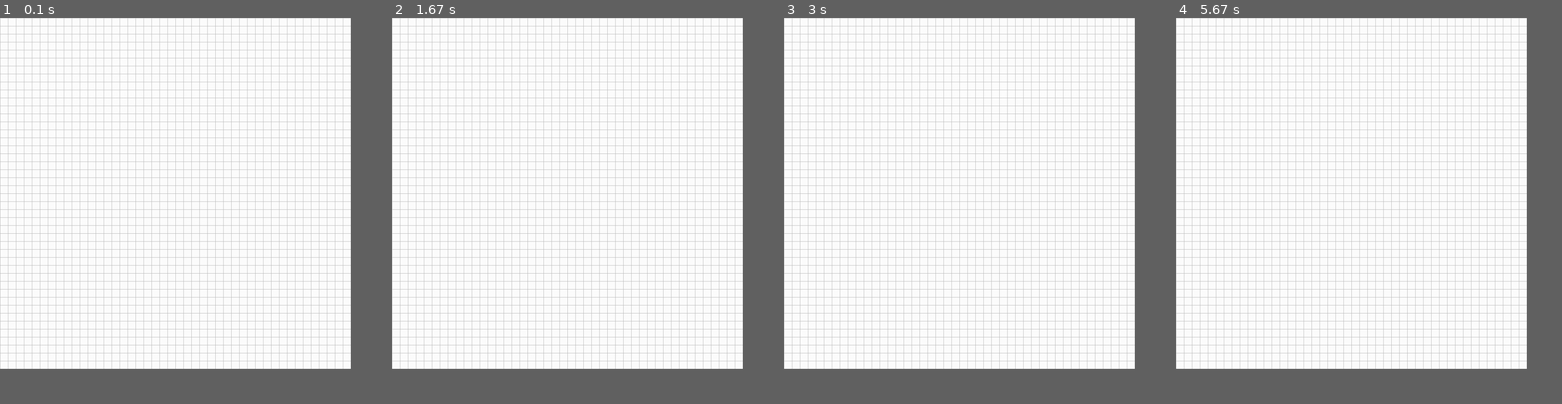
Above: before the commit, frames 1-4 (left to right).
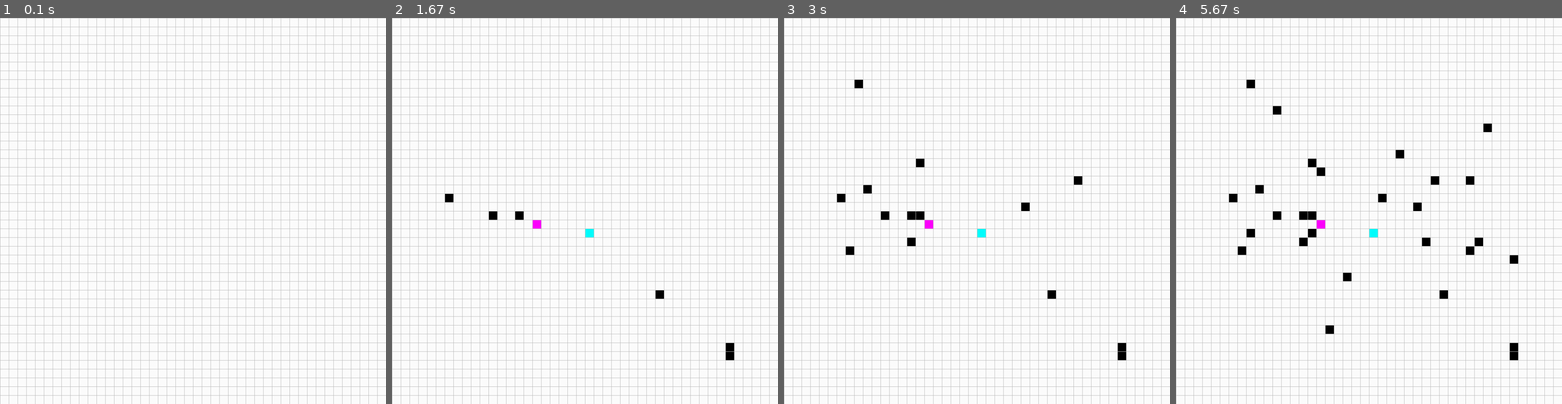
Above: after the commit, the same moments.

Repository: nnilf/A-star-search-algorithm
Game: pygame game, started from A_star_algorithm_pygame.py
The game is run twice, just before and just after one commit, with the same random seed, the same clock (stepped at 60 frames per second) and the same inputs.
Inputs (mouse positions are in pixels of both pictures, inside the frame that each line leads up to):
- Up to frame 1 (0.1 s): no input
- Up to frame 2 (1.67 s): press the mouse at (585, 238) at 0.37 s; move the mouse to (538, 226) at 0.47 s; release the mouse at (492, 214) at 0.6 s; press the mouse at (585, 238) at 0.7 s; move the mouse to (654, 292) at 0.8 s; release the mouse at (727, 346) at 0.93 s; press the mouse at (585, 238) at 1.03 s; move the mouse to (515, 218) at 1.13 s; release the mouse at (446, 199) at 1.27 s; press the mouse at (585, 238) at 1.37 s; move the mouse to (658, 295) at 1.47 s; release the mouse at (731, 357) at 1.6 s
- Up to frame 3 (3 s): press the mouse at (977, 238) at 1.7 s; move the mouse to (1027, 207) at 1.8 s; release the mouse at (1077, 176) at 1.93 s; press the mouse at (977, 238) at 2.03 s; move the mouse to (915, 241) at 2.13 s; release the mouse at (849, 249) at 2.27 s; press the mouse at (977, 238) at 2.37 s; move the mouse to (919, 160) at 2.47 s; release the mouse at (861, 79) at 2.6 s; press the mouse at (977, 238) at 2.7 s; move the mouse to (922, 211) at 2.8 s; release the mouse at (865, 187) at 2.93 s
- Up to frame 4 (5.67 s): press the mouse at (1369, 238) at 3.03 s; move the mouse to (1423, 245) at 3.13 s; release the mouse at (1473, 253) at 3.27 s; press the mouse at (1369, 238) at 3.37 s; move the mouse to (1311, 234) at 3.47 s; release the mouse at (1249, 234) at 3.6 s; press the mouse at (1369, 238) at 3.7 s; move the mouse to (1322, 172) at 3.8 s; release the mouse at (1276, 110) at 3.93 s; press the mouse at (1369, 238) at 4.03 s; move the mouse to (1426, 238) at 4.13 s; release the mouse at (1480, 241) at 4.27 s; press the mouse at (1369, 238) at 4.37 s; move the mouse to (1384, 191) at 4.47 s; release the mouse at (1396, 149) at 4.6 s; press the mouse at (1369, 238) at 4.7 s; move the mouse to (1430, 180) at 4.8 s; release the mouse at (1492, 122) at 4.93 s; press the mouse at (1369, 238) at 5.03 s; move the mouse to (1349, 280) at 5.13 s; release the mouse at (1326, 326) at 5.27 s; click (1507, 257) at 5.42 s
The window is 818x818 before the commit and 900x900 after it. Grey fills any space a smaller window leaves; there, only what the larger window draws over its background counts as a difference.

The runs differ from the first frame. In frame 1, 18% of the frame differs, in the area x 0-100%, y 0-100%; in frame 2, 18%; in frame 3, 19%; in frame 4, 19%.

Commit message:
Implemented Intial pygame display and creating start and end

Diff:
--- a/A_star_algorithm_pygame.py
+++ b/A_star_algorithm_pygame.py
@@ -6,48 +6,48 @@
 pygame.init()
 
 # intialise Width
-width = 880
+WIDTH = 968
 
 # intialise surface
-win = pygame.display.set_mode((width, width))
+WIN = pygame.display.set_mode((WIDTH, WIDTH))
 pygame.display.set_caption("A* Path Finding Algorithm")
 
-red = (255, 0, 0)
-green = (0, 255, 0)
-blue = (0, 0, 255)
-yellow = (255, 255, 0)
-cyan = (0, 255, 255)
-magenta = (255, 0, 255)
-black = (0, 0, 0)
-white = (255, 255, 255)
-grey = (190, 190, 190)
+RED = (255, 0, 0)
+GREEN = (0, 255, 0)
+BLUE = (0, 0, 255)
+YELLOW = (255, 255, 0)
+CYAN = (0, 255, 255)
+MAGENTA = (255, 0, 255)
+BLACK = (0, 0, 0)
+WHITE = (255, 255, 255)
+GREY = (190, 190, 190)
 
 class Node:
-    def __init__(self, x, y):
+    def __init__(self, x, y, width, total_rows):
+        self._width = width
         self._x = x
         self._y = y
-        self._coord_x = x * width
-        self._coord_y = y * width
-        self._start = False
-        self._end = False
+        self._coords_x = x * width
+        self._coords_y = y * width
         self._g_score = np.inf
         self._h_score = np.inf
         self._f_score = np.inf
         self._children = []
         self._parent = None
-        self._colour = white
+        self._colour = WHITE
+        self.total_rows = total_rows
 
     def draw(self, win):
-        pygame.draw.rect(win, self._colour, (self._coord_x, self._coord_y, width, width))
+        pygame.draw.rect(win, self._colour, (self._coords_x, self._coords_y, self._width, self._width))
 
     def get_colour(self):
         return self._colour
 
     def checked(self):
-        return self._colour == red
+        return self._colour == RED
 
     def checking(self):
-        return self._colour == green
+        return self._colour == GREEN
 
     def get_coords(self):
         return (self._x, self._y)
@@ -71,32 +71,22 @@
         self._parent = node
 
     def set_start(self):
-        if not(self._end):
-            self._start = True
-            self._g_score = 0
-        else:
-            return "Already end node"
+        self._colour = CYAN
 
     def set_end(self):
-        if not(self._start):
-            self._end = True
-        else:
-            return "Already start node"
+        self._colour = MAGENTA
 
     def set_barrier(self):
-        if not(self._start) and not(self._end):
-            self._barrier = True
-        else:
-            return "Node is start or end node"
+        self._colour = BLACK
 
     def is_start(self):
-        return self._start
+        return self._colour == CYAN
 
     def is_end(self):
-        return self._end
+        return self._colour == MAGENTA
 
     def is_barrier(self):
-        return self._colour == black
+        return self._colour == BLACK
 
     def reset(self):
         self._start = False
@@ -135,23 +125,26 @@
         return True
 
     def __eq__(self, other):
+        if not isinstance(other, Node):
+            return False
         return self._x == other._x and self._y == other._y
 
     def __hash__(self):
         return hash((self._x, self._y))
 
-def create_grid(grid_size):
+def create_grid(grid_size, width):
     """
     Intialises a grid of node classes
 
     :param grid_size: size of the grid to be made
     :returns grid: grid with intialised nodes
     """
+    gap = width // grid_size
     grid = []
     for i in range(grid_size):
         grid.append([])
         for j in range(grid_size):
-            grid[i].append(Node(i, j))
+            grid[i].append(Node(i, j, gap, grid_size))
 
     return grid
 
@@ -229,45 +222,67 @@
         print("No path found")
         return ()
 
-def draw_grid(rows):
+def draw_grid(rows, width, win):
 	gap = width // rows
 	for i in range(rows):
-		pygame.draw.line(win, grey, (0, i * gap), (width, i * gap))
+		pygame.draw.line(win, GREY, (0, i * gap), (width, i * gap))
 		for j in range(rows):
-			pygame.draw.line(win, grey, (j * gap, 0), (j * gap, width))
-
-def draw(grid, rows):
-	win.fill(white)
+			pygame.draw.line(win, GREY, (j * gap, 0), (j * gap, width))
+
+def draw(grid, rows, win, width):
+	win.fill(WHITE)
 
 	for row in grid:
 		for node in row:
 			node.draw(win)
 
-	draw_grid(rows)
+	draw_grid(rows, width, win)
 	pygame.display.update()
 
-def calculate():
+def get_clicked_pos(pos, rows, width):
+    gap = width // rows
+    y, x = pos
+
+    row = y // gap
+    col = x // gap
+
+    return row, col
+
+def calculate(width, win):
+    grid_size = 44
+    grid = create_grid(grid_size, width)
     running = True
 
+    start = None
+    end = None
+
     while running:
+
+        # draw grid
+        draw(grid, grid_size, win, width)
 
         for event in pygame.event.get(): # User did something
             if event.type == pygame.QUIT: # If user clicked close
                 running = False
 
-        grid_size = 44
-        grid = create_grid(grid_size)
-
-        draw(grid, grid_size)
-
-        # start = grid[0][0]
-        # end = grid[4][4]
-
-        # start.set_start()
-        # end.set_end()
+            if pygame.mouse.get_pressed()[0]: # left mouse button
+                pos = pygame.mouse.get_pos()
+                row, col = get_clicked_pos(pos, grid_size, width)
+                node = grid[row][col]
+                if not start and node != end:
+                    start = node
+                    node.set_start()
+
+                elif not end and node != start:
+                    end = node
+                    node.set_end()
+
+                elif node != start and node != end:
+                    node.set_barrier()
+
 
         # algorithm(start, end, grid, grid_size)
 
     pygame.quit()
 
-calculate()
+calculate(WIDTH, WIN)
